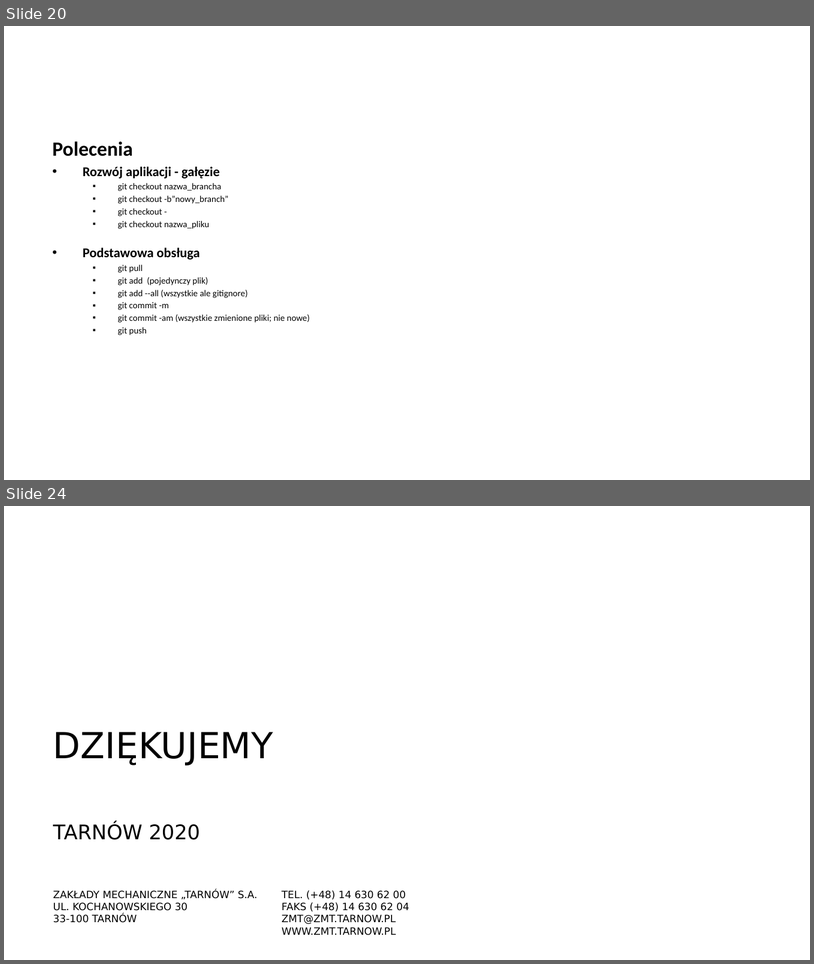
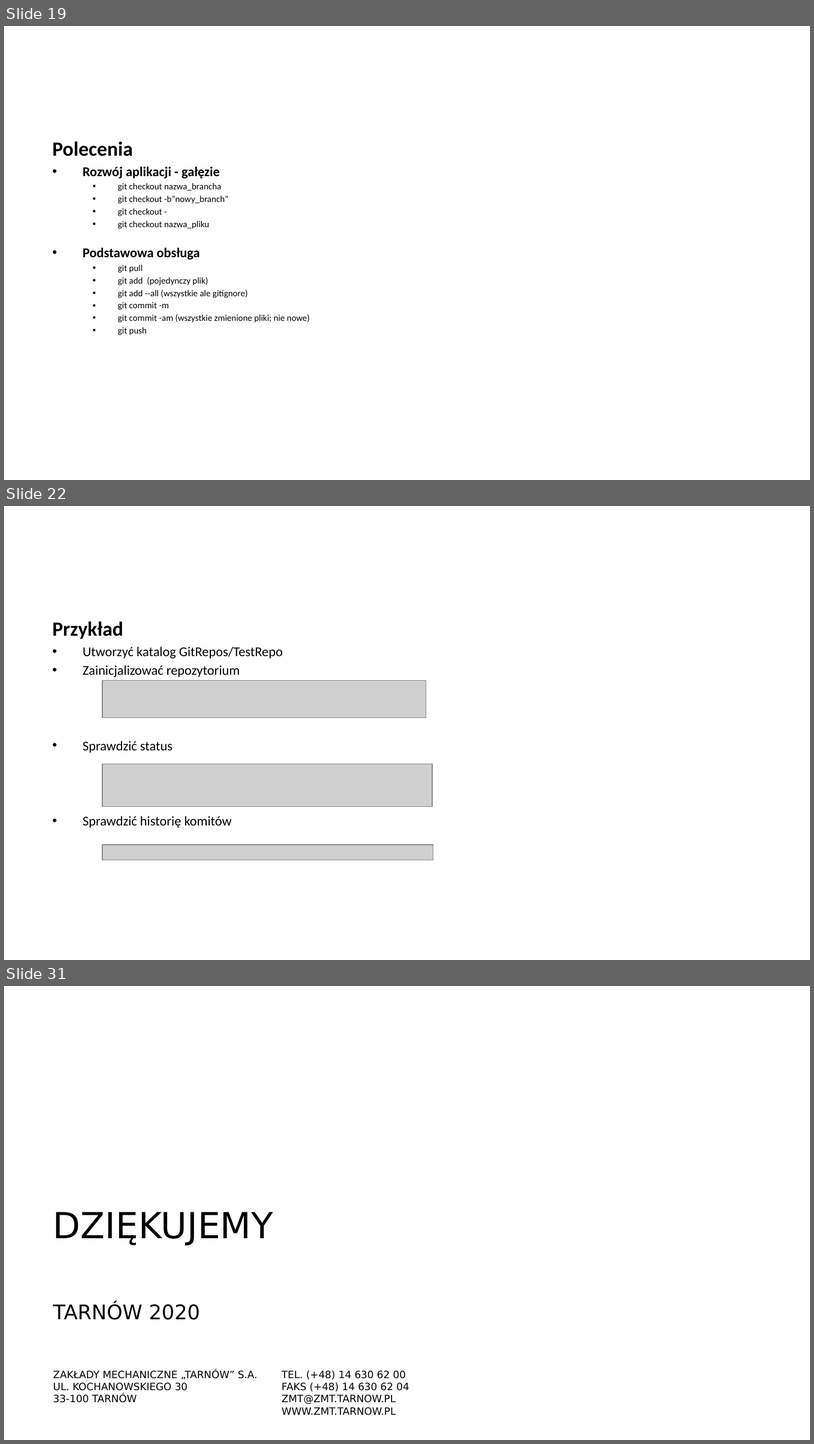
Before and after one commit to arturkwiek/gitlab-tutorial, a slide deck: gitLab - tutorial.pptx. Shown one above the other, each under a label of ours: slides 20 and 24 before the commit, slides 19, 22 and 31 after it; the slides between them are not shown. The pictures are 814x964 and 814x1444 pixels, drawn with LibreOffice and Linux fonts; fonts in the diff are those of the drawing; grey boxes stand for pictures; background and template pictures are left out. Boxes give left, top, right and bottom in pixels: in the first picture for what was removed or moved away, otherwise in the second. Text is boxed around its words. In the diff, an @@ line names an element or a change of style, - is before the commit and + after.

```diff
--- a/gitLab - tutorial.pptx
+++ b/gitLab - tutorial.pptx
@@ slide 22 added at (4,506,810,960), background picture (left out) @@
@@ text added at (53,621,283,828), 12 pt, text #000000 @@
+Przykład
+• Utworzyć katalog GitRepos/TestRepo
+• Zainicjalizować repozytorium
+• Sprawdzić status
+• Sprawdzić historię komitów
@@ picture added at (102,680,426,717) @@
@@ picture added at (102,763,432,806) @@
@@ picture added at (102,844,433,860) @@
@@ what was slide 20 is now slide 19 @@
@@ what was slide 24 is now slide 31 @@
```
Also in this commit, not shown: 2 slides changed, 7 other slides added, 1 slide removed.
